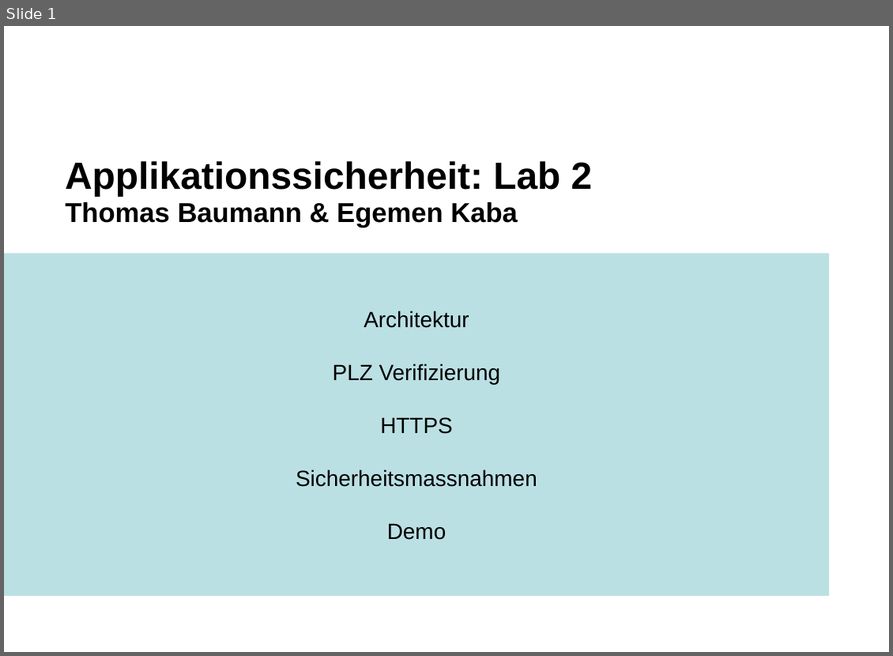
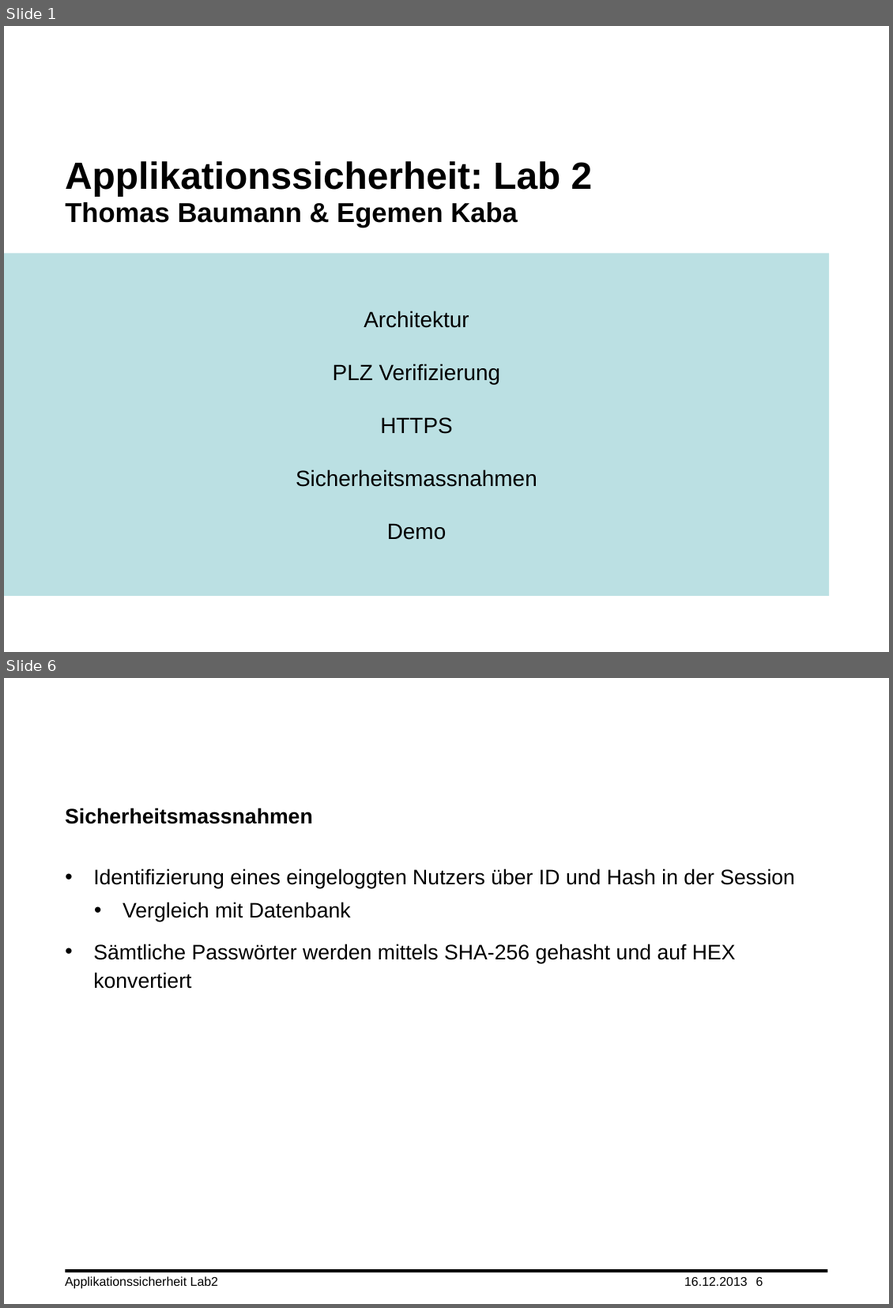
Before and after one commit to thomas-baumann/fhnw, a slide deck: apsi/Labs/doc/APSI_Lab2.pptx. Shown one above the other, each under a label of ours: slide 1 before the commit, slides 1 and 6 after it; the slides between them are not shown. The pictures are 893x656 and 893x1308 pixels, drawn with LibreOffice and Linux fonts; fonts in the diff are those of the drawing; background and template pictures are left out. Boxes give left, top, right and bottom in pixels: in the first picture for what was removed or moved away, otherwise in the second. Text is boxed around its words. In the diff, an @@ line names an element or a change of style, - is before the commit and + after.

```diff
--- a/apsi/Labs/doc/APSI_Lab2.pptx
+++ b/apsi/Labs/doc/APSI_Lab2.pptx
@@ slide 6 added at (x1=4, y1=678, x2=889, y2=1304), background #FFFFFF @@
@@ title added at (x1=65, y1=808, x2=313, y2=824), 20 pt, text #000000, bold @@
+Sicherheitsmassnahmen
@@ text added at (x1=93, y1=868, x2=795, y2=988), 20 pt, text #000000 @@
+• Identifizierung eines eingeloggten Nutzers über ID und Hash in der Session
+  • Vergleich mit Datenbank
+• Sämtliche Passwörter werden mittels SHA-256 gehasht und auf HEX konvertiert
@@ text added at (x1=65, y1=1276, x2=218, y2=1289), 12 pt, text #000000 @@
+Applikationssicherheit Lab2
@@ line added from (66, 1270) to (827, 1270), #000000 3 pt @@
@@ text added at (x1=684, y1=1277, x2=747, y2=1286), 12 pt, text #000000 @@
+16.12.2013
@@ page number added at (x1=756, y1=1277, x2=763, y2=1286), 12 pt, text #000000 @@
+6
```
Also in this commit, not shown: 4 slides changed, 3 other files.
